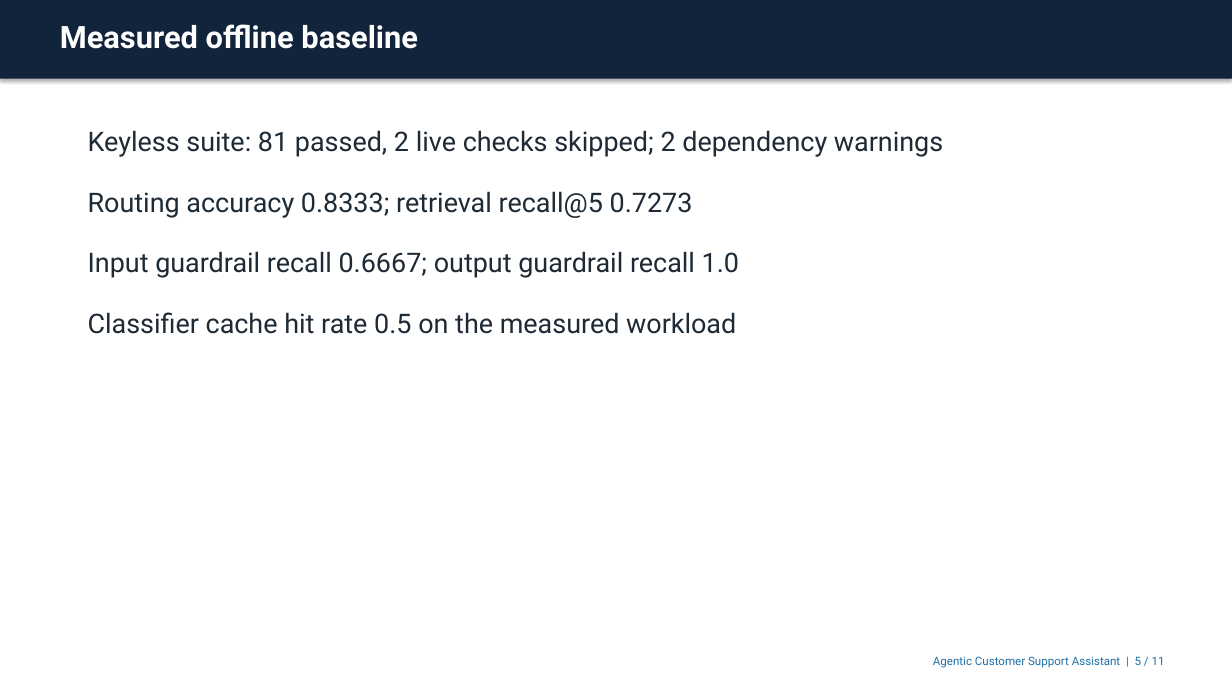
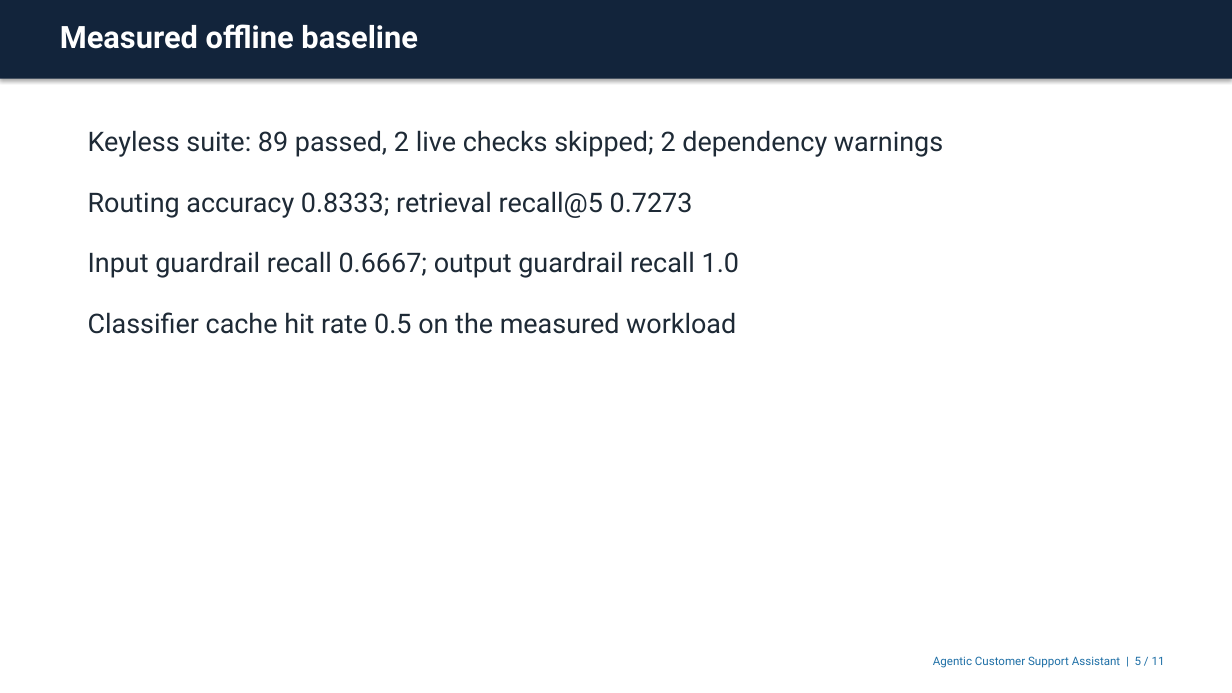
Before and after one commit to amit253/Agentic-Customer-Support-Assistant, a slide deck: slide 5 of presentation/agentic-customer-support.pptx. Drawn at 1232x693 pixels with LibreOffice and Linux fonts; fonts in the diff are those of the drawing. Boxes give left, top, right and bottom in pixels: in the first picture for what was removed or moved away, otherwise in the second. Text is boxed around its words. In the diff, an @@ line names an element or a change of style, - is before the commit and + after.

```diff
--- a/presentation/agentic-customer-support.pptx
+++ b/presentation/agentic-customer-support.pptx
@@ text at (x1=88, y1=130, x2=943, y2=157): text changed @@
-Keyless suite: 81 passed, 2 live checks skipped; 2 dependency warnings
+Keyless suite: 89 passed, 2 live checks skipped; 2 dependency warnings
```
Also in this commit, not shown: 4 other slides changed, 38 other files.
